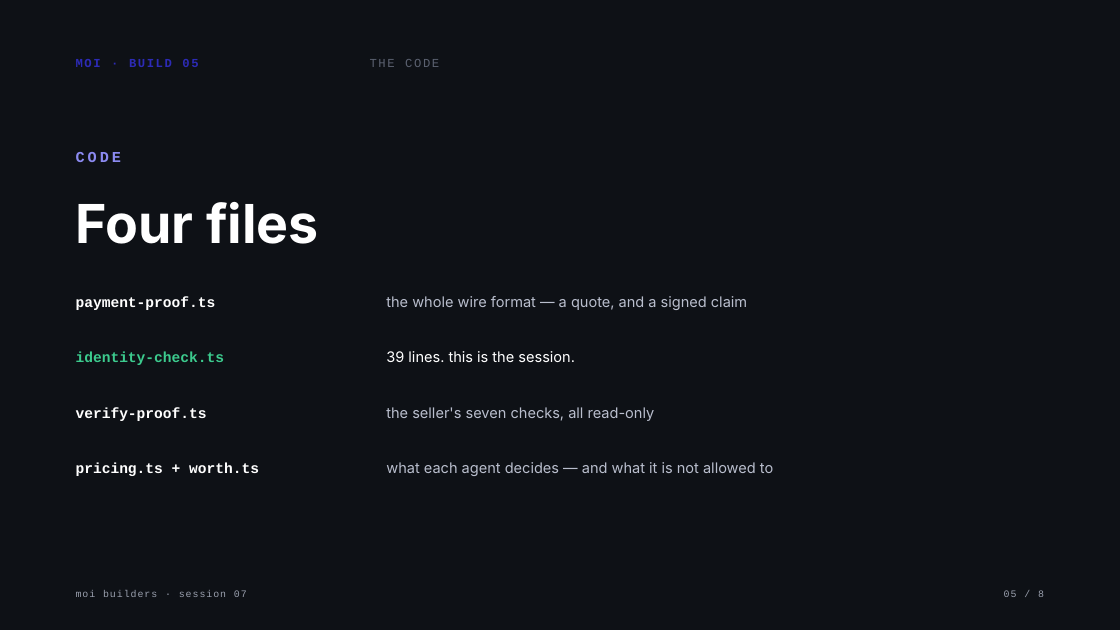
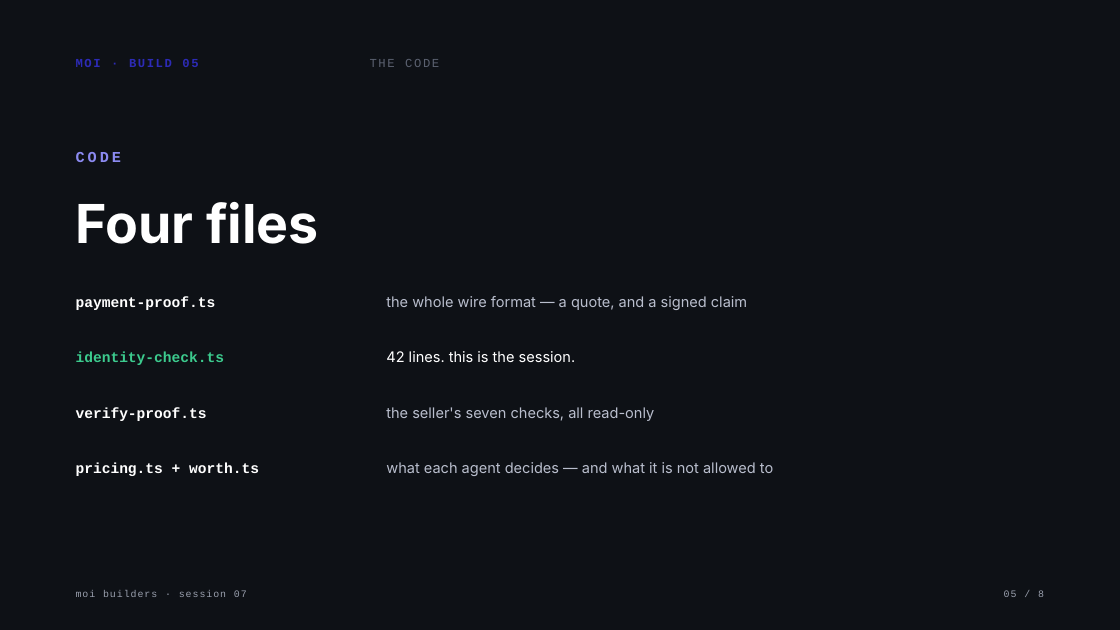
Before and after one commit to moi-foundation/MOI-Webinars, a slide deck: slide 5 of session-7/deck/MOI_Builders_S7.pptx. Drawn at 1120x630 pixels with LibreOffice and Linux fonts; fonts in the diff are those of the drawing. Boxes give left, top, right and bottom in pixels: in the first picture for what was removed or moved away, otherwise in the second. Text is boxed around its words. In the diff, an @@ line names an element or a change of style, - is before the commit and + after.

```diff
--- a/session-7/deck/MOI_Builders_S7.pptx
+++ b/session-7/deck/MOI_Builders_S7.pptx
@@ text at box(386, 351, 576, 362): text changed @@
-39 lines. this is the session.
+42 lines. this is the session.
```
Also in this commit, not shown: 6 other files.
